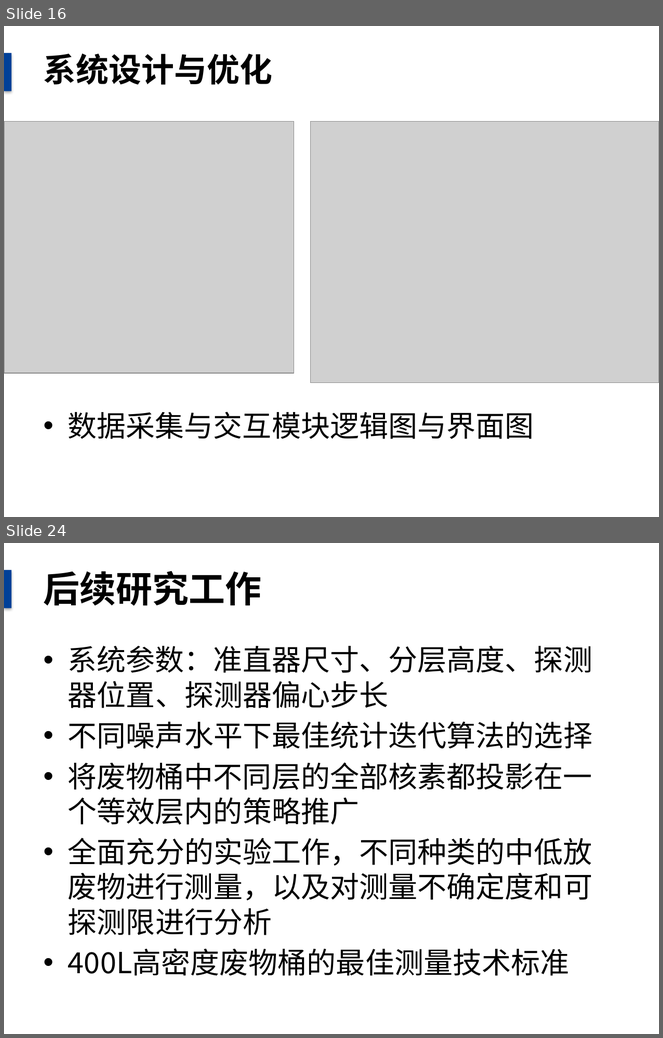
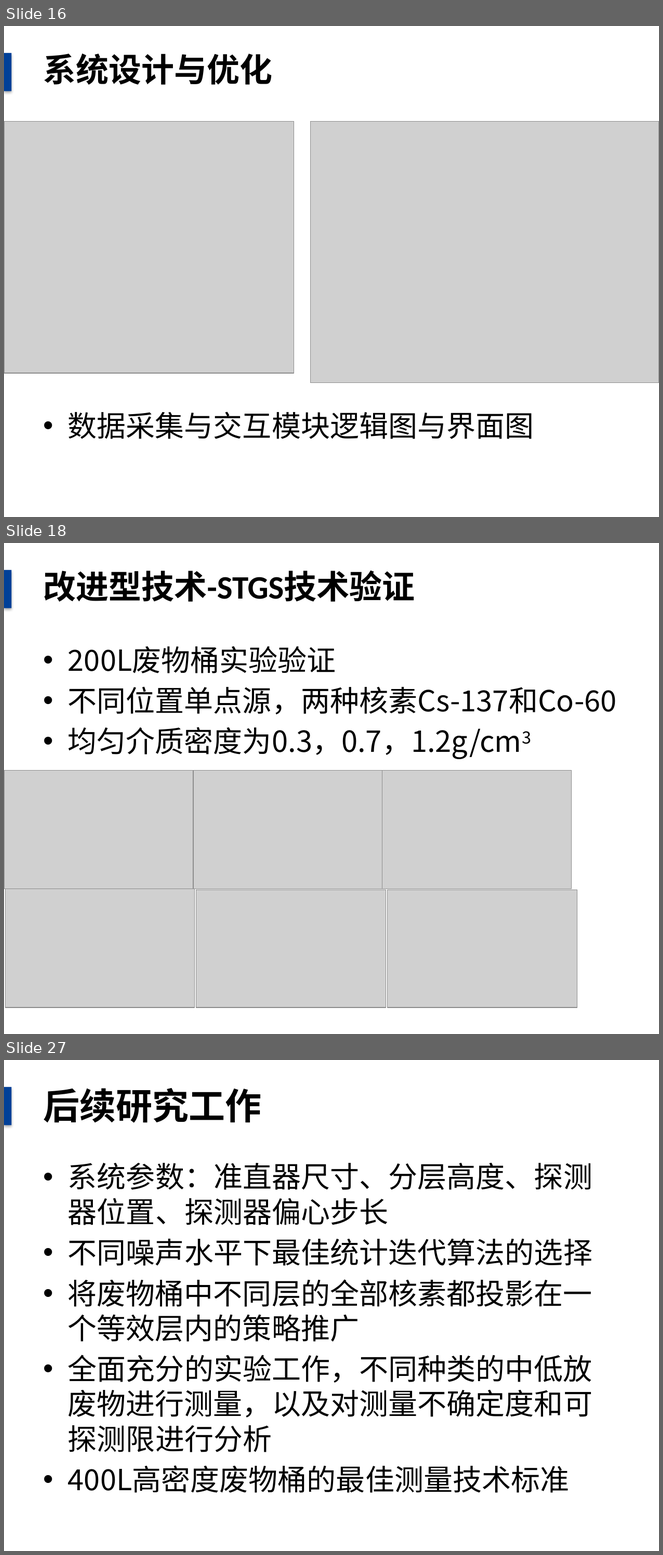
Before and after one commit to danxibao/NDAPapers, a slide deck: 毕业答辩报告.pptx. Shown one above the other, each under a label of ours: slides 16 and 24 before the commit, slides 16, 18 and 27 after it; the slides between them are not shown. The pictures are 663x1038 and 663x1555 pixels, drawn with LibreOffice and Linux fonts; fonts in the diff are those of the drawing; grey boxes stand for pictures; background and template pictures are left out. Boxes give left, top, right and bottom in pixels: in the first picture for what was removed or moved away, otherwise in the second. Text is boxed around its words. In the diff, an @@ line names an element or a change of style, - is before the commit and + after.

```diff
--- a/毕业答辩报告.pptx
+++ b/毕业答辩报告.pptx
@@ slide 18 added at <box>4,543,659,1034</box>, background picture (left out); not listed: 1 template element that a slide beside it also shows @@
@@ title added at <box>44,571,415,602</box>, 36 pt, text #000000, bold @@
+改进型技术-STGS技术验证
@@ text added at <box>68,646,617,759</box>, 32 pt, text #000000 @@
+• 200L废物桶实验验证
+• 不同位置单点源，两种核素Cs-137和Co-60
+• 均匀介质密度为0.3，0.7，1.2g/cm3
@@ picture added at <box>4,770,193,889</box> @@
@@ picture added at <box>193,770,383,889</box> @@
@@ picture added at <box>383,770,572,889</box> @@
@@ picture added at <box>6,889,195,1007</box> @@
@@ picture added at <box>196,890,386,1008</box> @@
@@ picture added at <box>387,890,577,1008</box> @@
@@ what was slide 24 is now slide 27 @@
```
Also in this commit, not shown: 9 slides changed, 2 other slides added, 2 other files.
